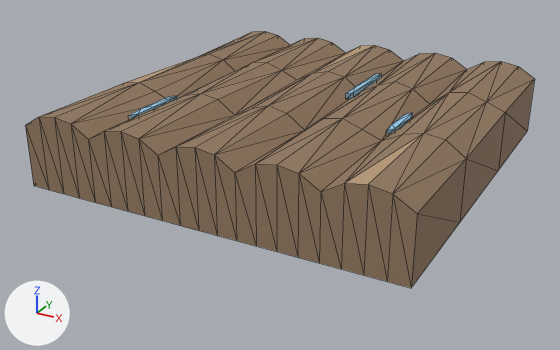
Two versions of the glTF model assets/export/tile_wet.glb, one commit apart.
The view is the same before and after, from a 50 mm camera at (0.903, -1.764, 0.611) aimed at (-0.032, -0.063, -0.239). The axes (+X, +Y, +Z) are drawn at lower left. The lights are the same throughout. The picture after the commit comes second. Mesh edges are drawn as thin lines. Vertices at exactly the same position are counted once.

In view in the first picture: 'tile_wet'.
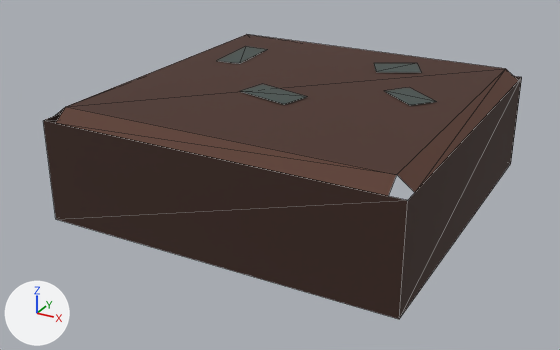
What differs and where, as boxes (x1, y1, x2, y2) in the pictures (560 x 350 px):
'tile_wet', reshaped, recoloured (11% taller)
    before: (25, 31, 534, 288)
    after: (43, 34, 522, 319)
part 1 of me_tile_wet, rebuilt
    before: (25, 31, 534, 288)
    after: (43, 76, 522, 319)
part 2 of me_tile_wet, deleted
    before: (128, 96, 177, 118)
part 3 of me_tile_wet, deleted
    before: (346, 73, 382, 98)
part 4 of me_tile_wet, deleted
    before: (386, 113, 413, 134)
part 5 of me_tile_wet, added (brown)
    after: (56, 34, 519, 196)

The change, as a list of edits to the scene's bpy script:
```text
Add mat_matte:
    mat_matte = bpy.data.materials.new('matte')
    mat_matte.use_nodes = True; mat_matte.node_tree.nodes.clear()
    _N = mat_matte.node_tree.nodes; _L = mat_matte.node_tree.links
    n0 = _N.new('ShaderNodeBsdfPrincipled'); n0.name = 'Principled BSDF'
    n0.inputs[2].default_value = 0.85  # 'Roughness'
    n1 = _N.new('ShaderNodeOutputMaterial'); n1.name = 'Material Output'
    n2 = _N.new('ShaderNodeVertexColor'); n2.name = 'Color Attribute'
    _L.new(n0.outputs[0], n1.inputs[0])  # 'BSDF' to 'Surface'
    _L.new(n2.outputs[0], n0.inputs[0])  # 'Color' to 'Base Color'
Change me_tile_wet:
    used by ob_tile_wet; location = (0.0, 0.0, 0.0)
    remove me_tile_wet.from_pydata(...)  # 166 vertices, 274 faces; spans x -0.5..0.5, y -0.5..0.5, z -0.2..0.0
    remove me_tile_wet.materials.append(mat_soil_wet)  # brown #937960
    remove me_tile_wet.materials.append(mat_soil)  # beige #b89a78
    remove me_tile_wet.materials.append(mat_water)  # blue #95cbed
    add me_tile_wet.from_pydata(...)  # 36 vertices, 26 faces; spans x -0.47..0.47, y -0.47..0.47, z -0.3..0.004
    me_tile_wet part 1: the loose piece of 130 vertices spanning x -0.5..0.5, y -0.5..0.5, z -0.2..0.0 is rebuilt with 8 vertices and now spans x -0.47..0.47, y -0.47..0.47, z -0.3..-0.03, in mat_matte
    me_tile_wet part 2: the loose piece of 12 vertices spanning x -0.311..-0.288, y -0.345..-0.155, z -0.043..-0.028 is deleted
    me_tile_wet part 3: the loose piece of 12 vertices spanning x 0.089..0.112, y 0.075..0.305, z -0.043..-0.028 is deleted
    me_tile_wet part 4: the loose piece of 12 vertices spanning x 0.289..0.312, y -0.135..0.015, z -0.043..-0.028 is deleted
    me_tile_wet part 5
    28 vertices are added at x -0.47..0.47, y -0.47..0.47, z -0.03..0.004
    18 new faces join them
    add me_tile_wet.materials.append(mat_matte)
```
